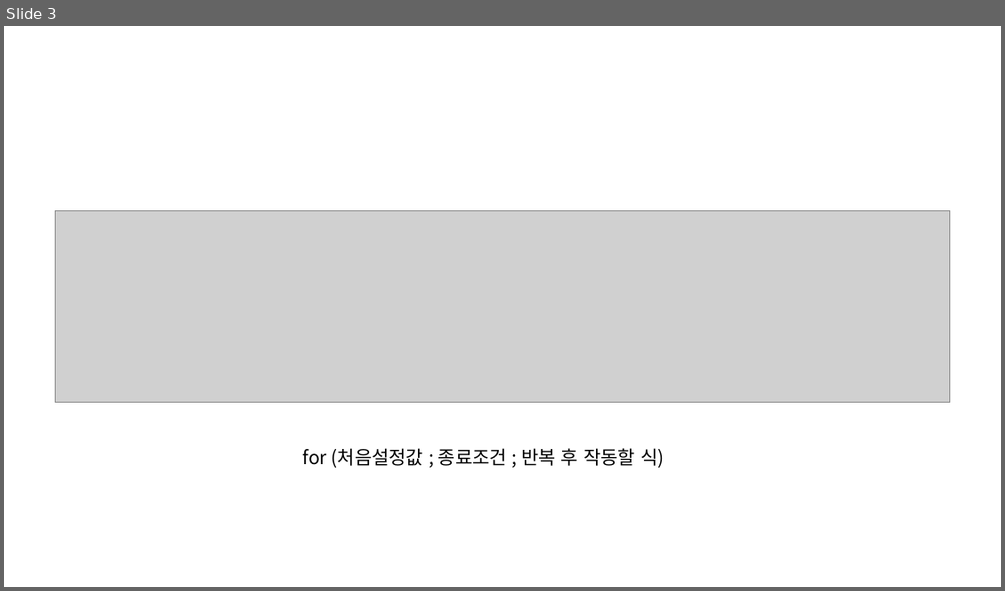
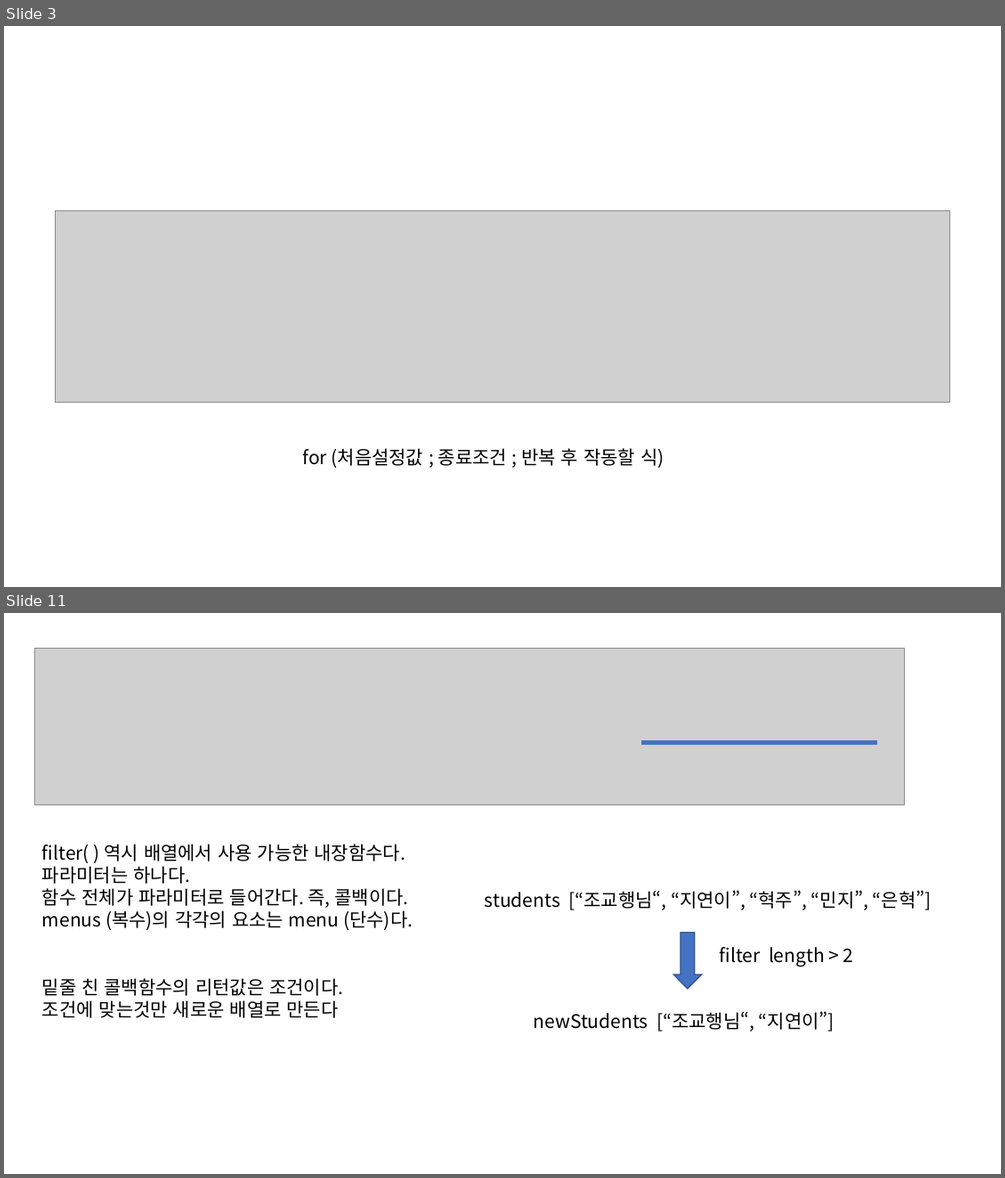
Before and after one commit to GNUCSAssistants/2021webprogramming, a slide deck: 수업/8. JavaScript (4)/PPT/JavaScript(4).pptx. Shown one above the other, each under a label of ours: slide 3 before the commit, slides 3 and 11 after it; the slides between them are not shown. The pictures are 1005x591 and 1005x1178 pixels, drawn with LibreOffice and Linux fonts; fonts in the diff are those of the drawing; grey boxes stand for pictures. Boxes give left, top, right and bottom in pixels: in the first picture for what was removed or moved away, otherwise in the second. Text is boxed around its words. In the diff, an @@ line names an element or a change of style, - is before the commit and + after.

```diff
--- a/수업/8. JavaScript (4)/PPT/JavaScript(4).pptx
+++ b/수업/8. JavaScript (4)/PPT/JavaScript(4).pptx
@@ slide 11 added at bbox=[4, 613, 1001, 1174], background #FFFFFF @@
@@ picture added at bbox=[34, 648, 904, 804] @@
@@ line added from (641, 743) to (877, 743), #4472C4 4.5 pt @@
@@ text added at bbox=[42, 844, 413, 1018], 18 pt, text #000000 @@
+filter( ) 역시 배열에서 사용 가능한 내장함수다.
+파라미터는 하나다.
+함수 전체가 파라미터로 들어간다. 즉, 콜백이다.
+menus (복수)의 각각의 요소는 menu (단수)다.
+밑줄 친 콜백함수의 리턴값은 조건이다.
+조건에 맞는것만 새로운 배열로 만든다
@@ text added at bbox=[485, 890, 931, 910], 18 pt, text #000000 @@
+students [“조교행님“, “지연이”, “혁주”, “민지”, “은혁”]
@@ down arrow added at bbox=[673, 933, 702, 989], fill #4472C4, outline #325491 1 pt @@
@@ text added at bbox=[720, 947, 854, 966], 18 pt, text #000000 @@
+filter length > 2
@@ text added at bbox=[534, 1011, 834, 1031], 18 pt, text #000000 @@
+newStudents [“조교행님“, “지연이”]
```
Also in this commit, not shown: 2 slides changed, 23 other slides added, 25 other files.
